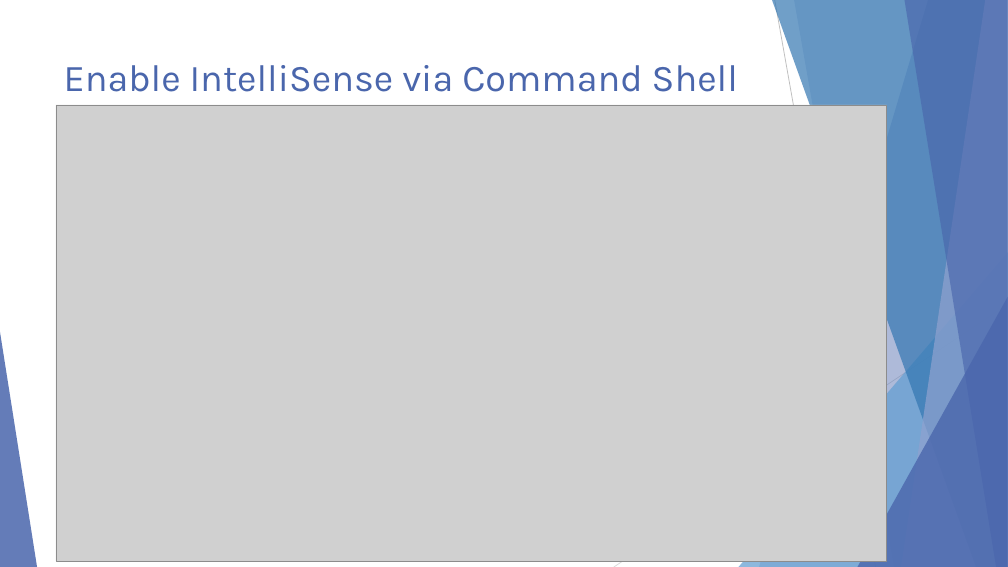
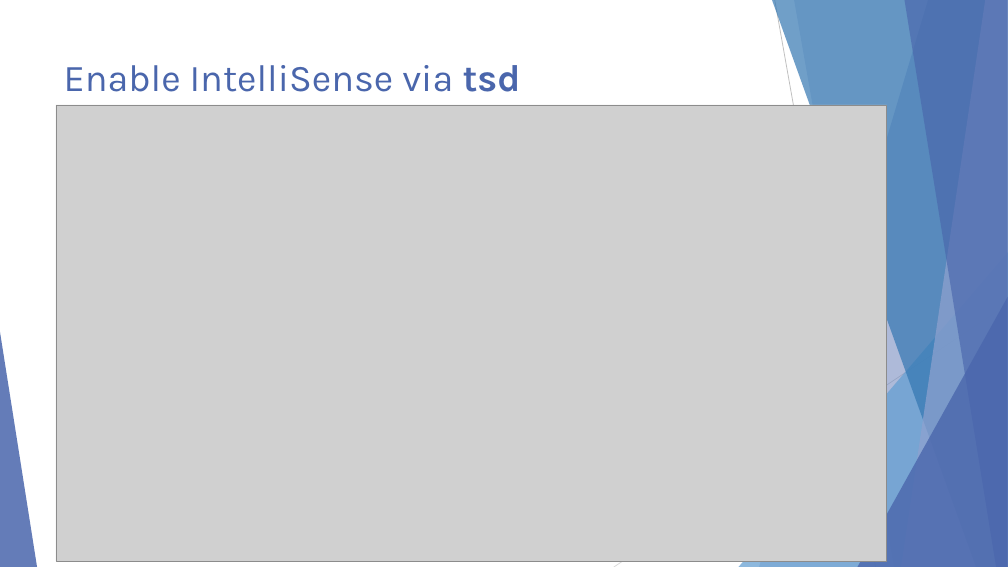
Before and after one commit to scottaddie/slide-decks, a slide deck: slide 16 of Intro to JavaScript Tooling in VS Code - MKEJS.pptx (slide 17 before the commit). Drawn at 1008x567 pixels with LibreOffice and Linux fonts; fonts in the diff are those of the drawing; grey boxes stand for pictures. Boxes give left, top, right and bottom in pixels: in the first picture for what was removed or moved away, otherwise in the second. Text is boxed around its words. In the diff, an @@ line names an element or a change of style, - is before the commit and + after.

```diff
--- a/Intro to JavaScript Tooling in VS Code - MKEJS.pptx
+++ b/Intro to JavaScript Tooling in VS Code - MKEJS.pptx
@@ title at bbox=[64, 65, 521, 92]: text changed @@
-Enable IntelliSense via Command Shell
+Enable IntelliSense via tsd
```
Also in this commit, not shown: 3 other slides changed, 1 slide added, 1 slide removed.
